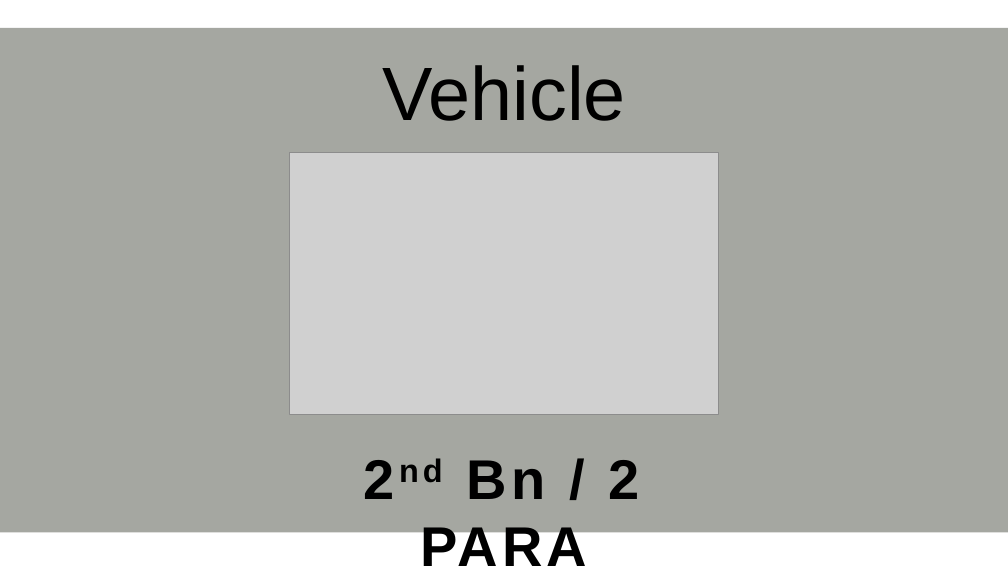
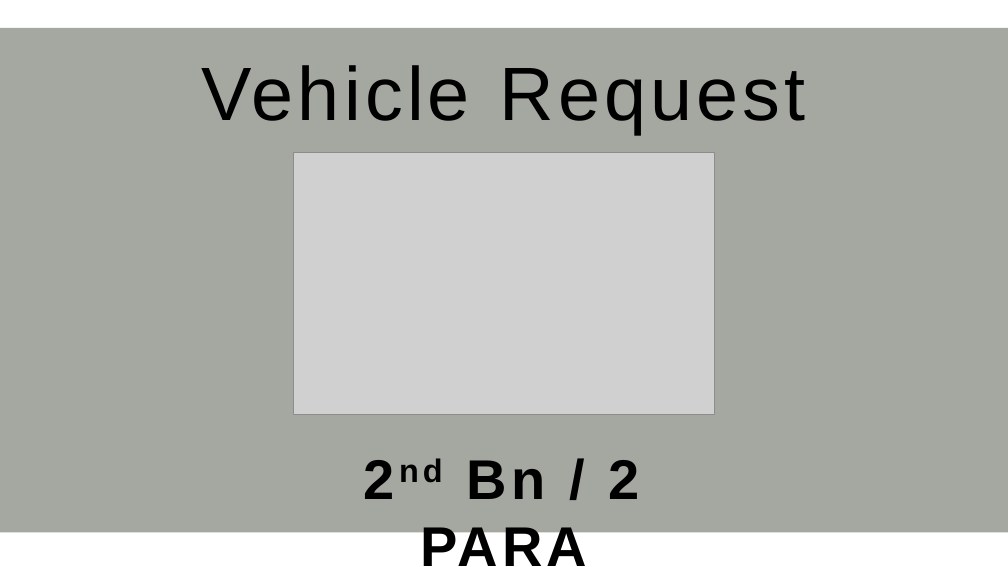
Before and after one commit to Eagle-Studios/2Para, a slide deck: slide 12 of _6_Extra Files/Custom Textures _2PARA.pptx (slide 11 before the commit). Drawn at 1008x567 pixels with LibreOffice and Linux fonts; fonts in the diff are those of the drawing; grey boxes stand for pictures. Boxes give left, top, right and bottom in pixels: in the first picture for what was removed or moved away, otherwise in the second. Text is boxed around its words. In the diff, an @@ line names an element or a change of style, - is before the commit and + after.

```diff
--- a/_6_Extra Files/Custom Textures _2PARA.pptx
+++ b/_6_Extra Files/Custom Textures _2PARA.pptx
@@ text "Vehicle Request": place and size @@
-text "Vehicle Request" at box(363, 65, 644, 153)
+text "Vehicle Request" at box(201, 65, 805, 134)
@@ text "Vehicle Request" at box(201, 65, 805, 134): letter spacing 0 to 3 pt @@
@@ picture: place and size @@
-picture at box(289, 152, 718, 415)
+picture at box(293, 152, 714, 415)
```
Also in this commit, not shown: 10 other slides changed, 3 slides added, 1 slide removed, 15 other files.
